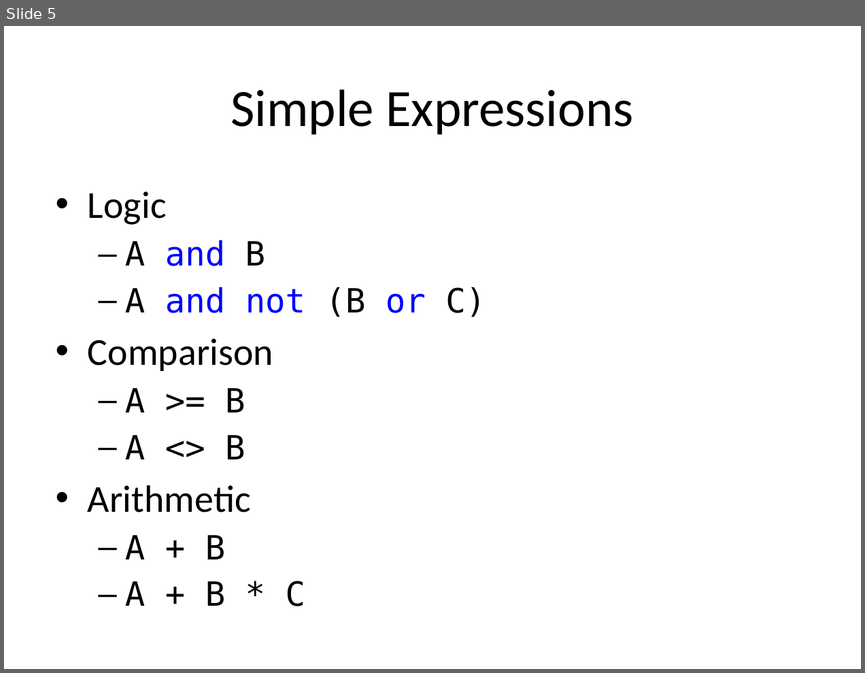
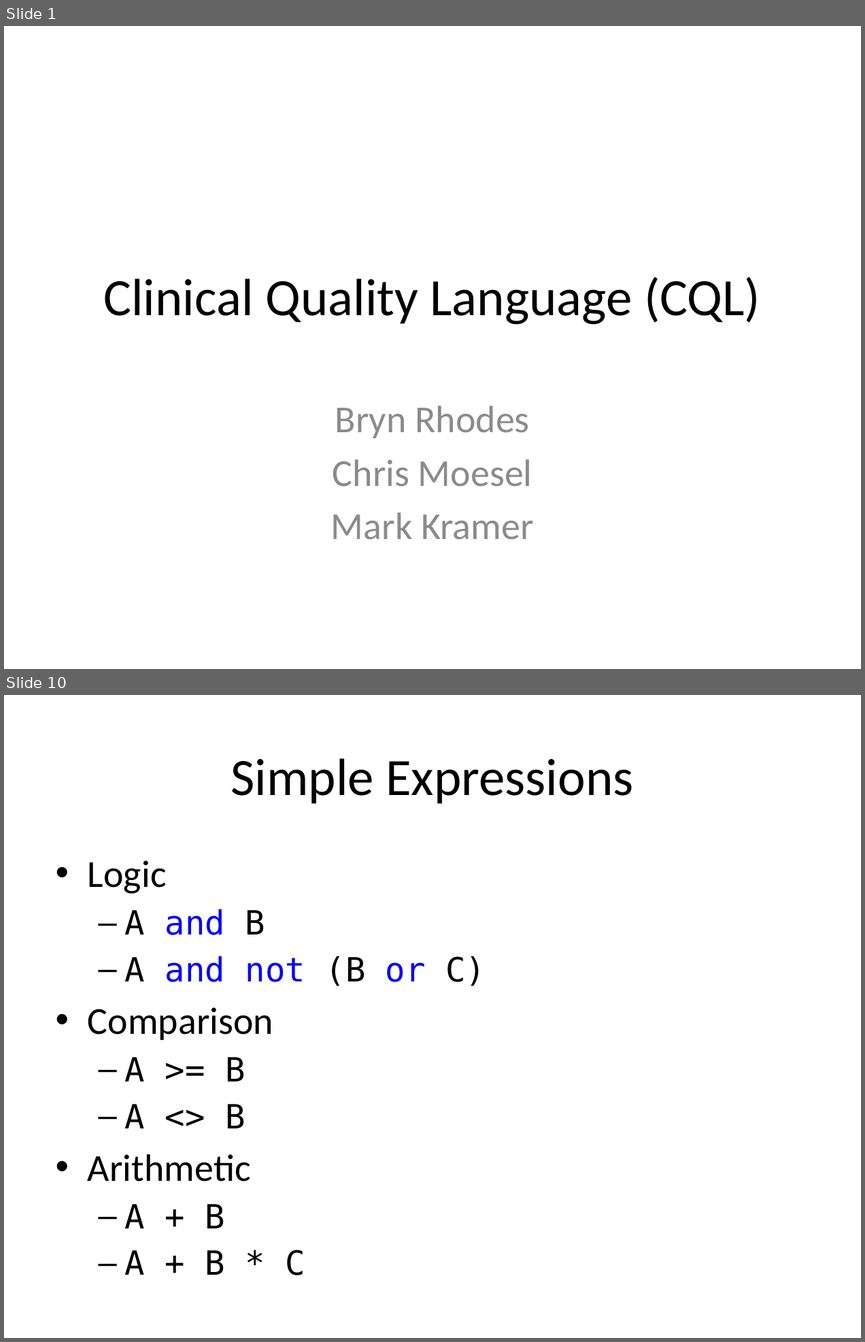
Before and after one commit to cqframework/OneModel, a slide deck: CQL/Documents/CQL_Technical_Introduction_20140604.pptx. Shown one above the other, each under a label of ours: slide 5 before the commit, slides 1 and 10 after it; the slides between them are not shown. The pictures are 865x673 and 865x1342 pixels, drawn with LibreOffice and Linux fonts; fonts in the diff are those of the drawing. Boxes give left, top, right and bottom in pixels: in the first picture for what was removed or moved away, otherwise in the second. Text is boxed around its words. In the diff, an @@ line names an element or a change of style, - is before the commit and + after.

```diff
--- a/CQL/Documents/CQL_Technical_Introduction_20140604.pptx
+++ b/CQL/Documents/CQL_Technical_Introduction_20140604.pptx
@@ slide 1 added at (4, 26, 861, 669), background #FFFFFF @@
@@ title added at (103, 277, 760, 325), 44 pt, text #000000 @@
+Clinical Quality Language (CQL)
@@ subtitle added at (331, 405, 534, 539), 32 pt, text #8C8C8C @@
+Bryn Rhodes
+Chris Moesel
+Mark Kramer
@@ what was slide 5 is now slide 10 @@
```
Also in this commit, not shown: 6 slides changed, 3 other slides added, 9 slides removed, 11 other files.
